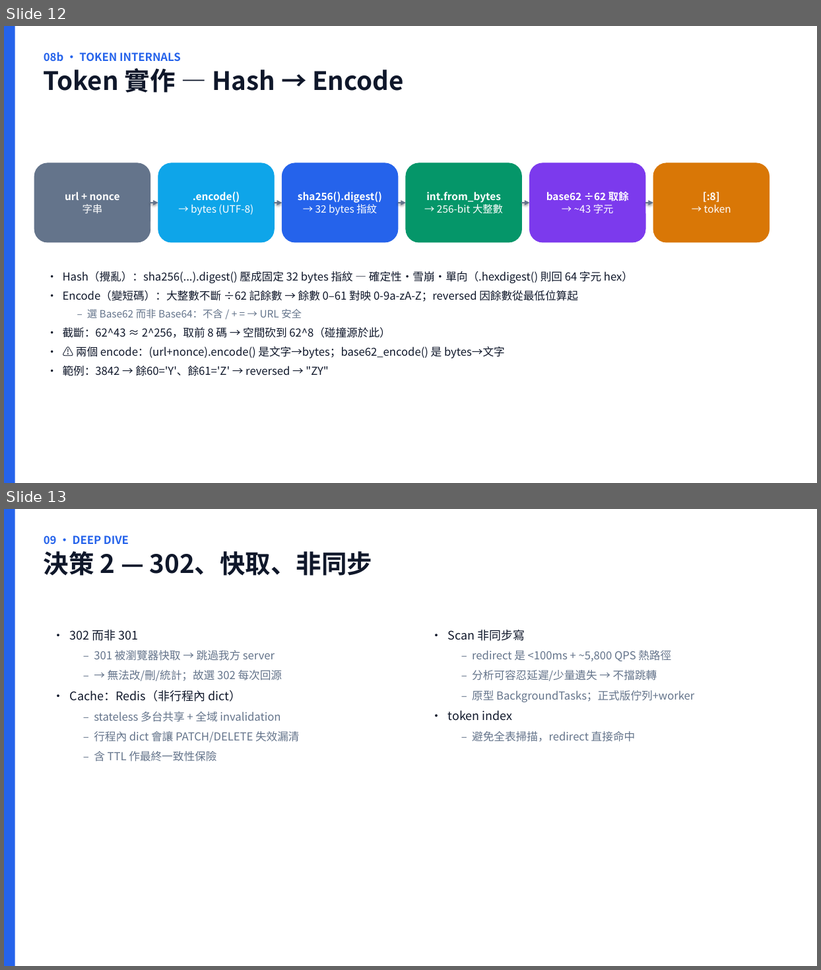
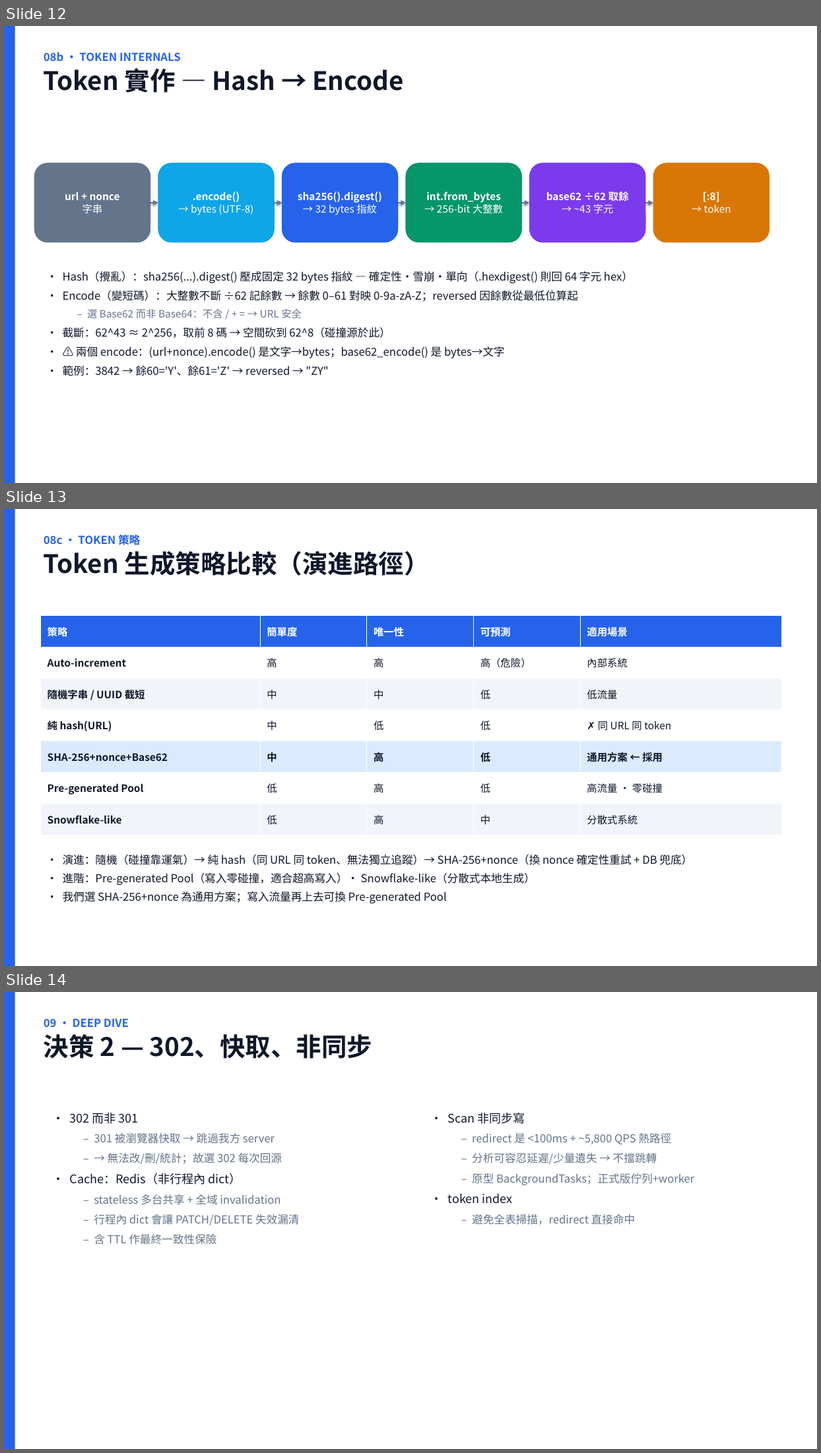
Before and after one commit to scolley31/system-design-demo, a slide deck: QR Code Generator/QR_Code_Generator.pptx. Shown one above the other, each under a label of ours: slides 12 and 13 before the commit, slides 12, 13 and 14 after it. The pictures are 821x970 and 821x1453 pixels, drawn with LibreOffice and Linux fonts; fonts in the diff are those of the drawing. Boxes give left, top, right and bottom in pixels: in the first picture for what was removed or moved away, otherwise in the second. Text is boxed around its words. In the diff, an @@ line names an element or a change of style, - is before the commit and + after.

```diff
--- a/QR Code Generator/QR_Code_Generator.pptx
+++ b/QR Code Generator/QR_Code_Generator.pptx
@@ slide 13 added at <box>4,509,817,966</box>, background #FFFFFF @@
@@ rectangle added at <box>4,509,15,966</box>, fill #2563EB @@
@@ text added at <box>44,533,430,576</box>, 30 pt, text #0F172A, bold @@
+08c · TOKEN 策略
+Token 生成策略比較（演進路徑）
@@ table added at <box>40,616,781,835</box>, 7 rows, 5 columns @@
+策略 | 簡單度 | 唯一性 | 可預測 | 適用場景
+Auto-increment | 高 | 高 | 高（危險） | 內部系統
+隨機字串 / UUID 截短 | 中 | 中 | 低 | 低流量
+純 hash(URL) | 中 | 低 | 低 | ✗ 同 URL 同 token
+SHA-256+nonce+Base62 | 中 | 高 | 低 | 通用方案 ← 採用
+Pre-generated Pool | 低 | 高 | 低 | 高流量 · 零碰撞
+Snowflake-like | 低 | 高 | 中 | 分散式系統
@@ text added at <box>63,855,692,904</box>, 13 pt, text #0F172A @@
+• 演進：隨機（碰撞靠運氣）→ 純 hash（同 URL 同 token、無法獨立追蹤）→ SHA-256+nonce（換 nonce 確定性重試 + DB 兜底）
+• 進階：Pre-generated Pool（寫入零碰撞，適合超高寫入）· Snowflake-like（分散式本地生成）
+• 我們選 SHA-256+nonce 為通用方案；寫入流量再上去可換 Pre-generated Pool
@@ what was slide 13 is now slide 14 @@
```
Also in this commit, not shown: 1 other slide added, 2 other files.
